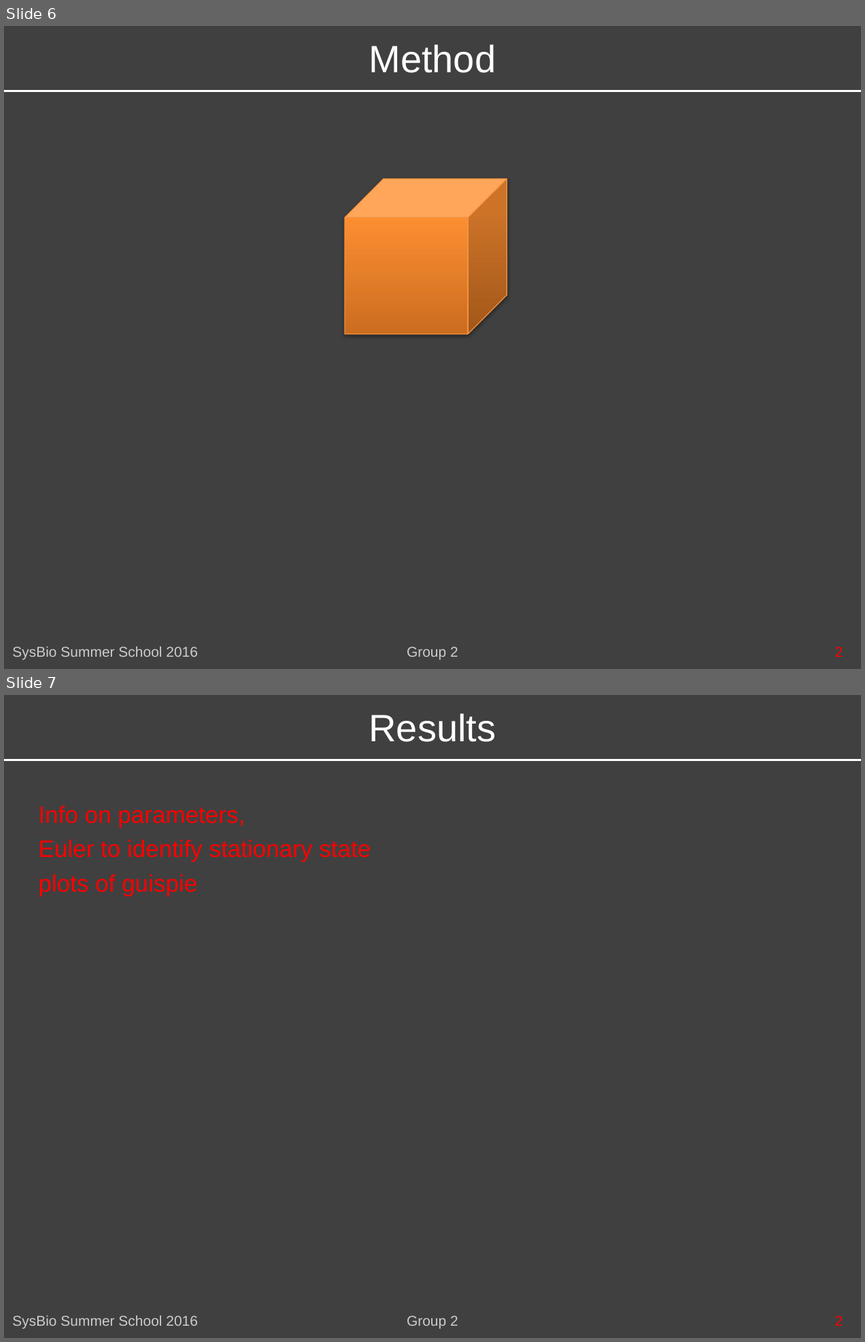
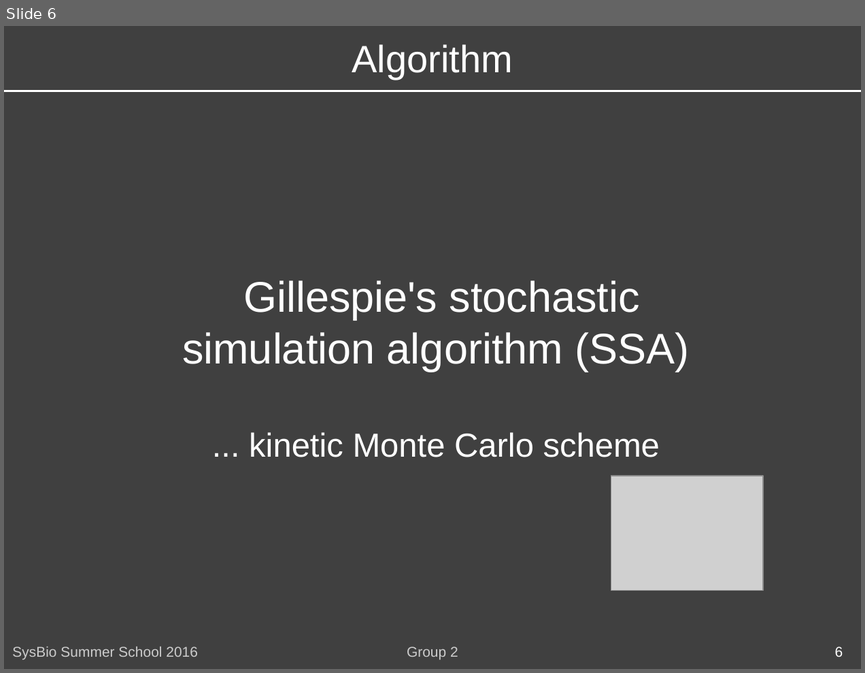
Before and after one commit to FannyGeorgi/SyBioSummerschoolGroup2, a slide deck: SysBioSummerSchoolGroup2.pptx. Shown one above the other, each under a label of ours: slides 6 and 7 before the commit, slide 6 after it. The pictures are 865x1342 and 865x673 pixels, drawn with LibreOffice and Linux fonts; fonts in the diff are those of the drawing; grey boxes stand for pictures. Boxes give left, top, right and bottom in pixels: in the first picture for what was removed or moved away, otherwise in the second. Text is boxed around its words. In the diff, an @@ line names an element or a change of style, - is before the commit and + after.

```diff
--- a/SysBioSummerSchoolGroup2.pptx
+++ b/SysBioSummerSchoolGroup2.pptx
@@ slide 7 removed at [4,695,861,1338], background #404040 @@
@@ text removed at [368,713,496,742] @@
-Results
@@ line removed from (4, 760) to (861, 760) @@
@@ text removed at [39,805,371,896] @@
-Info on parameters,
-Euler to identify stationary state
-plots of guispie
@@ text removed at [12,1315,198,1329] @@
-SysBio Summer School 2016
@@ text removed at [407,1315,843,1329] @@
-Group 2
@@ text removed at [450,1315,458,1325] @@
-2
@@ slide 6 changed as well @@
@@ text at [352,44,513,80]: text changed @@
-Method
+Algorithm
@@ cube removed at [345,178,507,333] @@
@@ text added at [182,280,689,457], 36 pt, text #FFFFFF @@
+Gillespie's stochastic simulation algorithm (SSA)
+... kinetic Monte Carlo scheme
@@ picture added at [611,476,763,590] @@
@@ text at [835,646,843,656]: text changed; text colour #FF0000 to #FFFFFF @@
-2
+6
```
Also in this commit, not shown: 9 other slides changed, 5 slides added, 4 other files.
